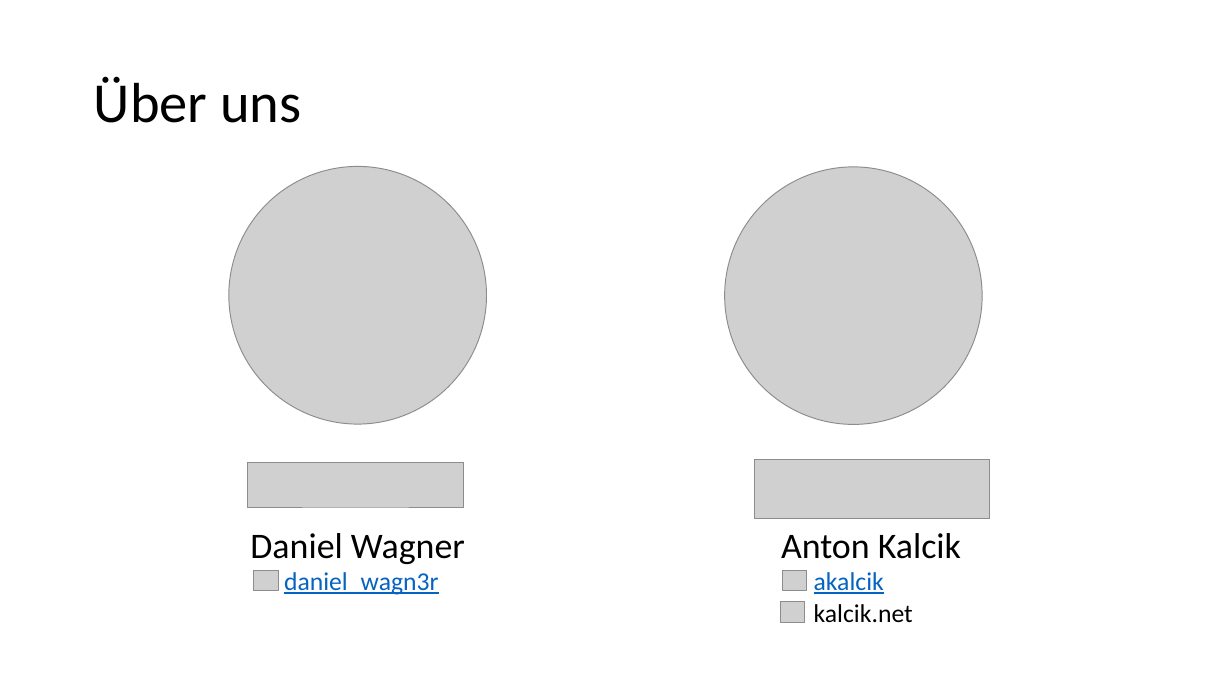
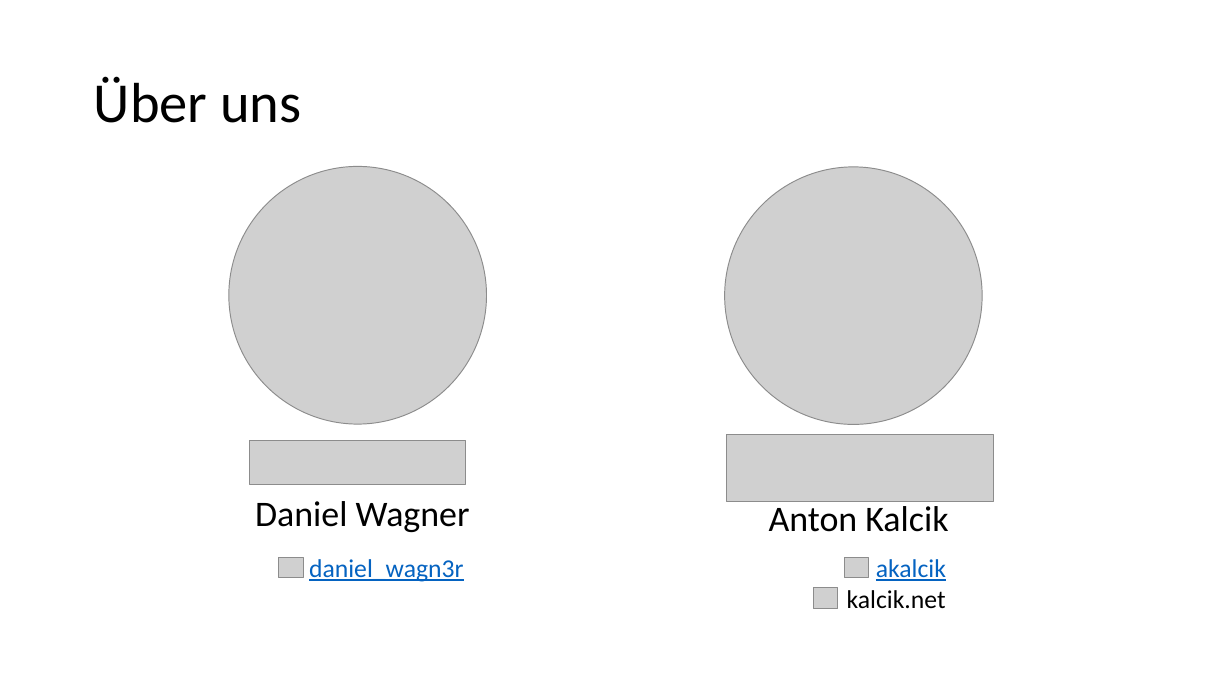
Before and after one commit to danielwagn3r/apimgmt-workshop, a slide deck: slide 2 of API Management.pptx. Drawn at 1232x693 pixels with LibreOffice and Linux fonts; fonts in the diff are those of the drawing; grey boxes stand for pictures. Boxes give left, top, right and bottom in pixels: in the first picture for what was removed or moved away, otherwise in the second. Text is boxed around its words. In the diff, an @@ line names an element or a change of style, - is before the commit and + after.

Commit message:
Add slide changes

```diff
--- a/API Management.pptx
+++ b/API Management.pptx
@@ picture: place and size @@
-picture at (248,463,464,507)
+picture at (250,440,466,484)
@@ picture: place and size @@
-picture at (755,460,991,519)
+picture at (726,434,994,501)
@@ text "Daniel Wagner": place and size @@
-text "Daniel Wagner" at (250,533,465,564)
+text "Daniel Wagner" at (255,501,470,532)
@@ text "Anton Kalcik" rewrapped from (781,533,961,559) to (769,501,948,532) @@
@@ picture: place and size @@
-picture at (254,571,278,592)
+picture at (279,558,303,579)
@@ text "daniel_wagn3r": place and size @@
-text "daniel_wagn3r" at (284,572,439,595)
+text "daniel_wagn3r" at (309,559,464,582)
@@ picture: place and size @@
-picture at (783,571,807,592)
+picture at (845,558,869,579)
@@ text "akalcik": place and size @@
-text "akalcik" at (814,572,884,594)
+text "akalcik" at (876,559,946,581)
@@ picture: place and size @@
-picture at (781,602,805,623)
+picture at (813,588,837,609)
@@ text "kalcik.net": place and size @@
-text "kalcik.net" at (814,604,913,622)
+text "kalcik.net" at (847,590,946,608)
```
Also in this commit, not shown: 1 other slide changed, 3 slides added, 1 slide removed.
